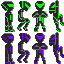
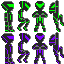
Layers edited between the first and the second 64×64 image:
added layer "Layer 8" above "Hue/Saturation 1" over [4, 12, 8, 22]
